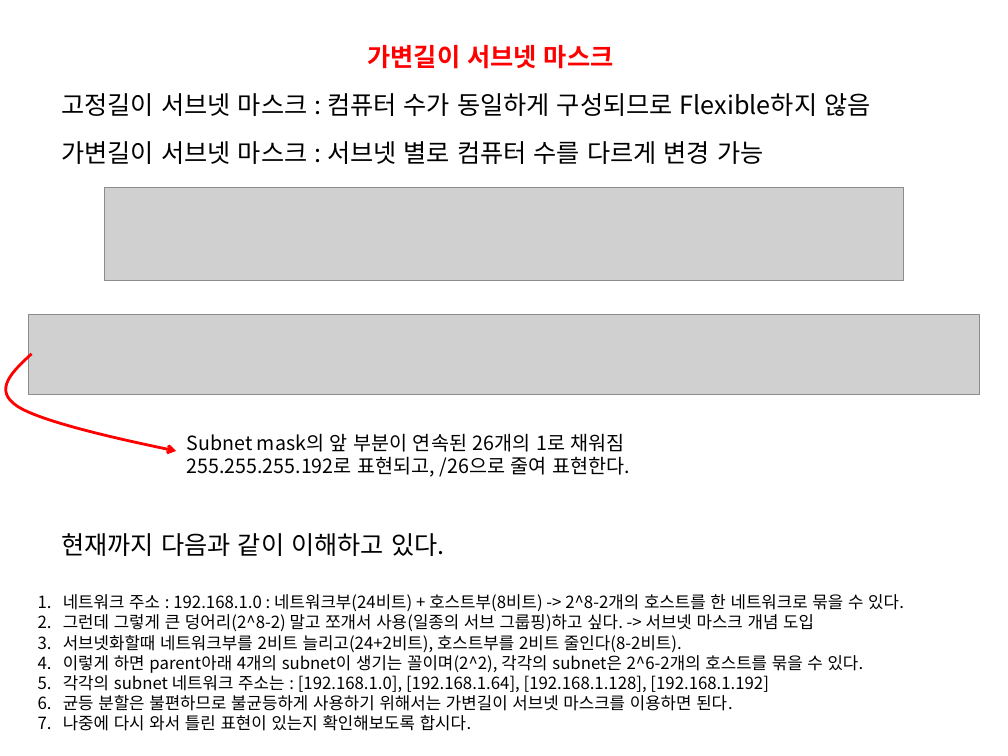
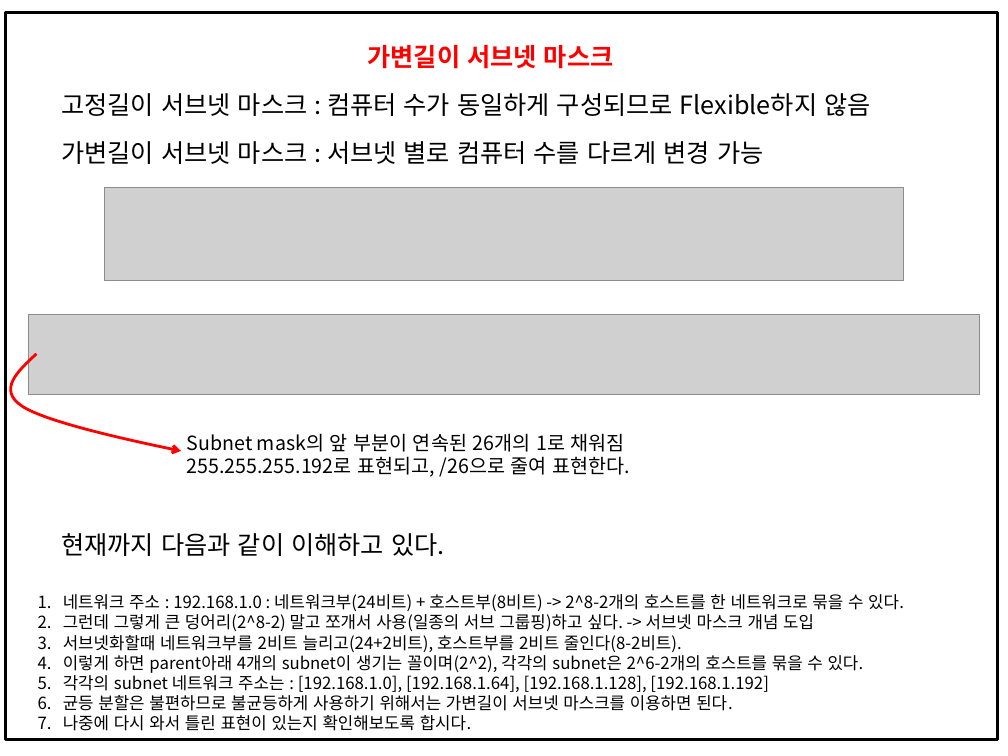
Before and after one commit to taewookimmr/CS-Fun-damentals, a slide deck: slide 1 of Web/Network-Essential/Chapter3/source/vlsm.pptx. Drawn at 1008x756 pixels with LibreOffice and Linux fonts; fonts in the diff are those of the drawing; grey boxes stand for pictures. Boxes give left, top, right and bottom in pixels: in the first picture for what was removed or moved away, otherwise in the second. Text is boxed around its words. In the diff, an @@ line names an element or a change of style, - is before the commit and + after.

```diff
--- a/Web/Network-Essential/Chapter3/source/vlsm.pptx
+++ b/Web/Network-Essential/Chapter3/source/vlsm.pptx
@@ rectangle added at bbox=[6, 13, 998, 740], outline #000000 2 pt @@
@@ freeform shape: place and size @@
-freeform shape at bbox=[6, 354, 176, 451]
+freeform shape at bbox=[11, 354, 181, 451]
```
Also in this commit, not shown: 2 other files.
